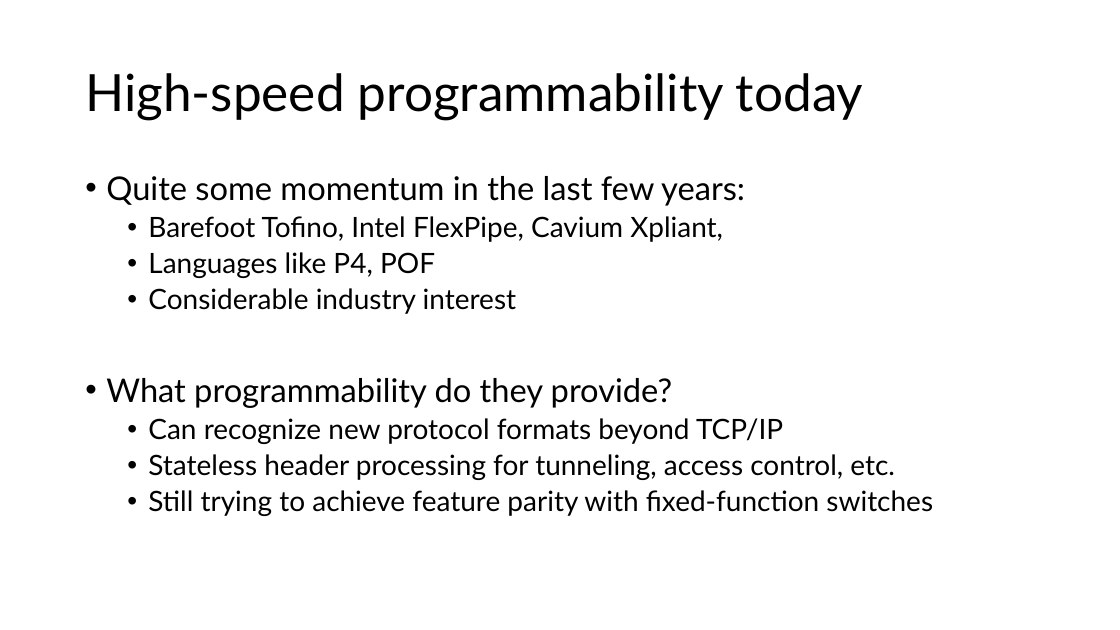
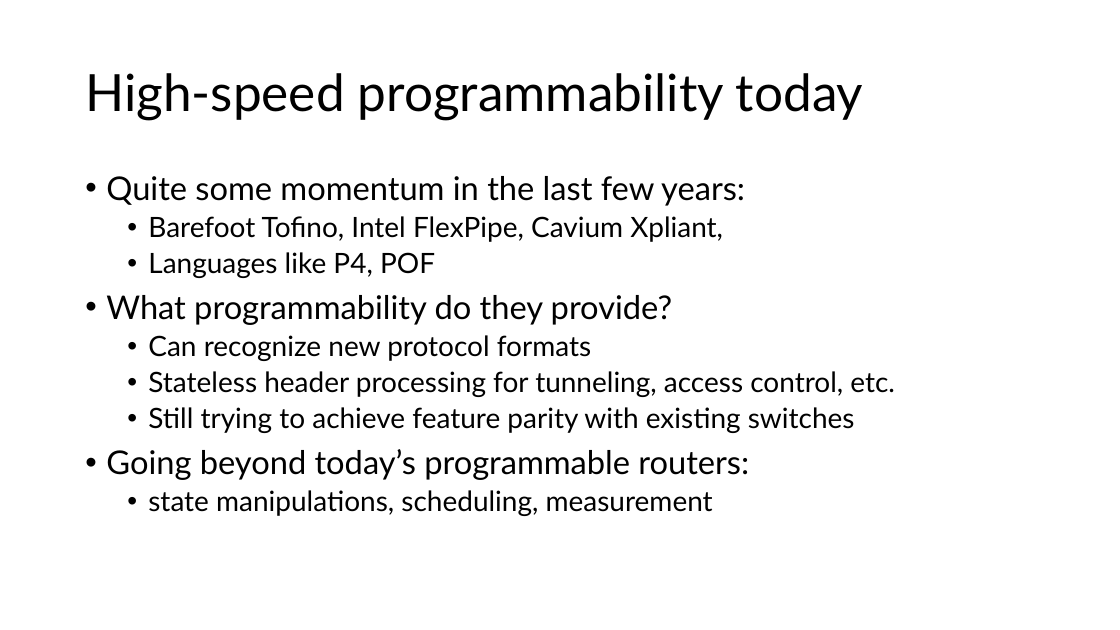
Before and after one commit to anirudhSK/pifo-domino-marple-ppts, a slide deck: slide 8 of combined_domino_pifo.pptx. Drawn at 1120x630 pixels with LibreOffice and Linux fonts; fonts in the diff are those of the drawing. Boxes give left, top, right and bottom in pixels: in the first picture for what was removed or moved away, otherwise in the second. Text is boxed around its words. In the diff, an @@ line names an element or a change of style, - is before the commit and + after.

```diff
--- a/combined_domino_pifo.pptx
+++ b/combined_domino_pifo.pptx
@@ text at [148,288,516,314]: paragraph removed @@
-  • Considerable industry interest
@@ text at [148,335,591,361]: text changed @@
-  • Can recognize new protocol formats beyond TCP/IP
+  • Can recognize new protocol formats
@@ text at [106,407,855,516]: text changed @@
-  • Still trying to achieve feature parity with fixed-function switches
+  • Still trying to achieve feature parity with existing switches
+• Going beyond today’s programmable routers:
+  • state manipulations, scheduling, measurement
```
Also in this commit, not shown: 2 slides added, 2 slides removed.
